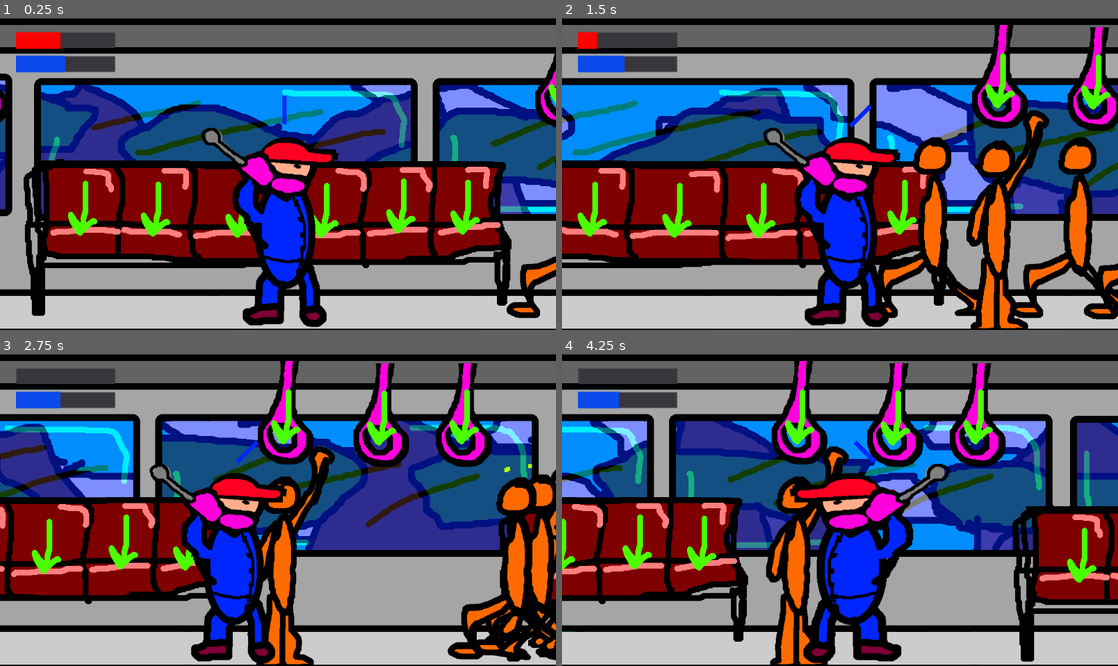
Above: before the commit, frames 1-4 (two rows, left to right).
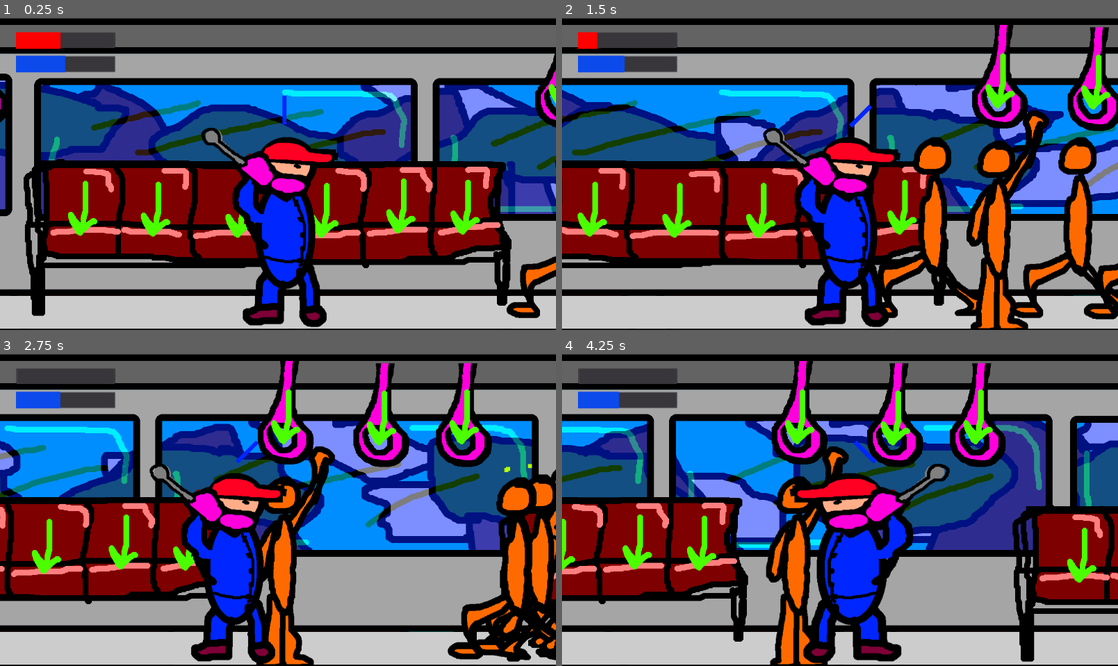
Above: after the commit, the same moments.

Repository: GoblinsGaming/lostrelicgame
Game: Godot game, scene res://Main.tscn
The game is run twice, just before and just after one commit, with the same random seed, the same clock (stepped at 60 frames per second) and the same inputs.
Inputs:
- Up to frame 1 (0.25 s): no input
- Up to frame 2 (1.5 s): hold D (right) 0.53-1.28 s; tap Keypad 0 (drift_camera) at 0.6, 1.35 s; hold - (train_down) from 1.28 s (still down)
- Up to frame 3 (2.75 s): release - (train_down) at 2.03 s; hold D (right) from 2.03 s (still down); tap Keypad 0 (drift_camera) at 2.1 s
- Up to frame 4 (4.25 s): release D (right) at 2.78 s; hold = (train_up) 2.78-3.53 s; tap Keypad 0 (drift_camera) at 2.85, 3.6 s; hold A (left) from 3.53 s (still down)

The runs differ from the first frame. In frame 1, 8.6% of the frame differs, in the area x 0-100%, y 20-90%; in frame 2, 16%; in frame 3, 16%; in frame 4, 17%, in the area x 0-100%, y 21-90%.

Commit message:
Move background stuff to background object.

Diff:
--- a/GameController.gd
+++ b/GameController.gd
@@ -43,7 +43,7 @@
 		styleBox.bg_color = Color(1, 0, 0)
 		convo_bar.value -= convo_reduction_speed*delta
 
-	var back = $background/WildernessBackground
+	var back = $background
 	$SignalPoint.position.x -= back.train_speed* signal_move_mult * delta
 	if $SignalPoint.position.x < -250:
 		$SignalPoint.position.x = signal_move_start
--- a/Main.tscn
+++ b/Main.tscn
@@ -1,11 +1,7 @@
-[gd_scene load_steps=17 format=2]
+[gd_scene load_steps=13 format=2]
 
 [ext_resource path="res://Train.tscn" type="PackedScene" id=1]
-[ext_resource path="res://placeholders/mountains.png" type="Texture" id=2]
-[ext_resource path="res://placeholders/clouds.png" type="Texture" id=3]
-[ext_resource path="res://placeholders/trees.png" type="Texture" id=4]
-[ext_resource path="res://placeholders/sky.png" type="Texture" id=5]
-[ext_resource path="res://WildernessBackground.gd" type="Script" id=6]
+[ext_resource path="res://background.tscn" type="PackedScene" id=2]
 [ext_resource path="res://PlayerController.tscn" type="PackedScene" id=7]
 [ext_resource path="res://placeholders/signal_point.png" type="Texture" id=11]
 [ext_resource path="res://GameController.gd" type="Script" id=12]
@@ -26,37 +22,7 @@
 [node name="GameController" type="Node2D" parent="."]
 script = ExtResource( 12 )
 
-[node name="background" type="Node2D" parent="GameController"]
-
-[node name="WildernessBackground" type="ParallaxBackground" parent="GameController/background"]
-script = ExtResource( 6 )
-train_speed = 200
-
-[node name="Sprite" type="Sprite" parent="GameController/background/WildernessBackground"]
-texture = ExtResource( 5 )
-centered = false
-
-[node name="CloudLayer" type="ParallaxLayer" parent="GameController/background/WildernessBackground"]
-motion_mirroring = Vector2( 5120, 0 )
-
-[node name="Sprite" type="Sprite" parent="GameController/background/WildernessBackground/CloudLayer"]
-texture = ExtResource( 3 )
-centered = false
-
-[node name="MountainLayer" type="ParallaxLayer" parent="GameController/background/WildernessBackground"]
-motion_scale = Vector2( 0.01, 1 )
-motion_mirroring = Vector2( 5120, 0 )
-
-[node name="Sprite" type="Sprite" parent="GameController/background/WildernessBackground/MountainLayer"]
-texture = ExtResource( 2 )
-centered = false
-
-[node name="TreeLayer" type="ParallaxLayer" parent="GameController/background/WildernessBackground"]
-motion_mirroring = Vector2( 5120, 0 )
-
-[node name="Sprite" type="Sprite" parent="GameController/background/WildernessBackground/TreeLayer"]
-texture = ExtResource( 4 )
-centered = false
+[node name="background" parent="GameController" instance=ExtResource( 2 )]
 
 [node name="train" parent="GameController" instance=ExtResource( 1 )]
 
--- /dev/null
+++ b/background.gd
@@ -0,0 +1,20 @@
+extends Node2D
+
+export var train_speed = 100
+export var player_move_scale = 10.0
+
+export var cloud_scale = 1
+export var mountain_scale = 2
+export var tree_scale = 3
+
+onready var background = $WildernessBackground
+
+func _ready():
+	background.get_node("CloudLayer").motion_scale.x = cloud_scale/player_move_scale
+	background.get_node("MountainLayer").motion_scale.x = mountain_scale/player_move_scale
+	background.get_node("TreeLayer").motion_scale.x = tree_scale/player_move_scale
+
+func _process(delta):
+	background.get_node("CloudLayer").motion_offset.x -= train_speed*cloud_scale*delta
+	background.get_node("MountainLayer").motion_offset.x -= train_speed*mountain_scale*delta
+	background.get_node("TreeLayer").motion_offset.x -= train_speed*tree_scale*delta
--- a/background.tscn
+++ b/background.tscn
@@ -1,26 +1,25 @@
 [gd_scene load_steps=6 format=2]
 
-[ext_resource path="res://WildernessBackground.gd" type="Script" id=1]
-[ext_resource path="res://placeholders/sky.png" type="Texture" id=2]
-[ext_resource path="res://placeholders/mountains.png" type="Texture" id=3]
-[ext_resource path="res://placeholders/trees.png" type="Texture" id=4]
-[ext_resource path="res://placeholders/clouds.png" type="Texture" id=5]
+[ext_resource path="res://placeholders/clouds.png" type="Texture" id=2]
+[ext_resource path="res://placeholders/trees.png" type="Texture" id=3]
+[ext_resource path="res://placeholders/sky.png" type="Texture" id=4]
+[ext_resource path="res://placeholders/mountains.png" type="Texture" id=5]
+[ext_resource path="res://background.gd" type="Script" id=6]
 
 [node name="background" type="Node2D"]
+script = ExtResource( 6 )
 
 [node name="WildernessBackground" type="ParallaxBackground" parent="."]
-script = ExtResource( 1 )
-train_speed = 200
 
 [node name="Sprite" type="Sprite" parent="WildernessBackground"]
-texture = ExtResource( 2 )
+texture = ExtResource( 4 )
 centered = false
 
 [node name="CloudLayer" type="ParallaxLayer" parent="WildernessBackground"]
 motion_mirroring = Vector2( 5120, 0 )
 
 [node name="Sprite" type="Sprite" parent="WildernessBackground/CloudLayer"]
-texture = ExtResource( 5 )
+texture = ExtResource( 2 )
 centered = false
 
 [node name="MountainLayer" type="ParallaxLayer" parent="WildernessBackground"]
Not shown, added: Environment-Spliced/Clouds-Close.png.import
Not shown, added: Environment-Spliced/Field-BG.png.import
Not shown, added: Environment-Spliced/Grass-Close-Mid.png.import
Not shown, added: Environment-Spliced/Grass-Close.png.import
Not shown, added: Environment-Spliced/Grass-Far.png.import
Not shown, added: Environment-Spliced/Grass-Mid-Far.png.import
Not shown, added: Environment-Spliced/Mountain.png.import
Not shown, added: Train-Interior/Door-L.png.import
Not shown, added: Train-Interior/Door-R.png.import
Not shown, added: Train-Interior/Doorway-NoRail-BG.png.import
Not shown, added: Train-Interior/Doorway-Rail-BG.png.import
Not shown, added: Train-Interior/Overhead Bins.png.import
(and 13 more such lines)
